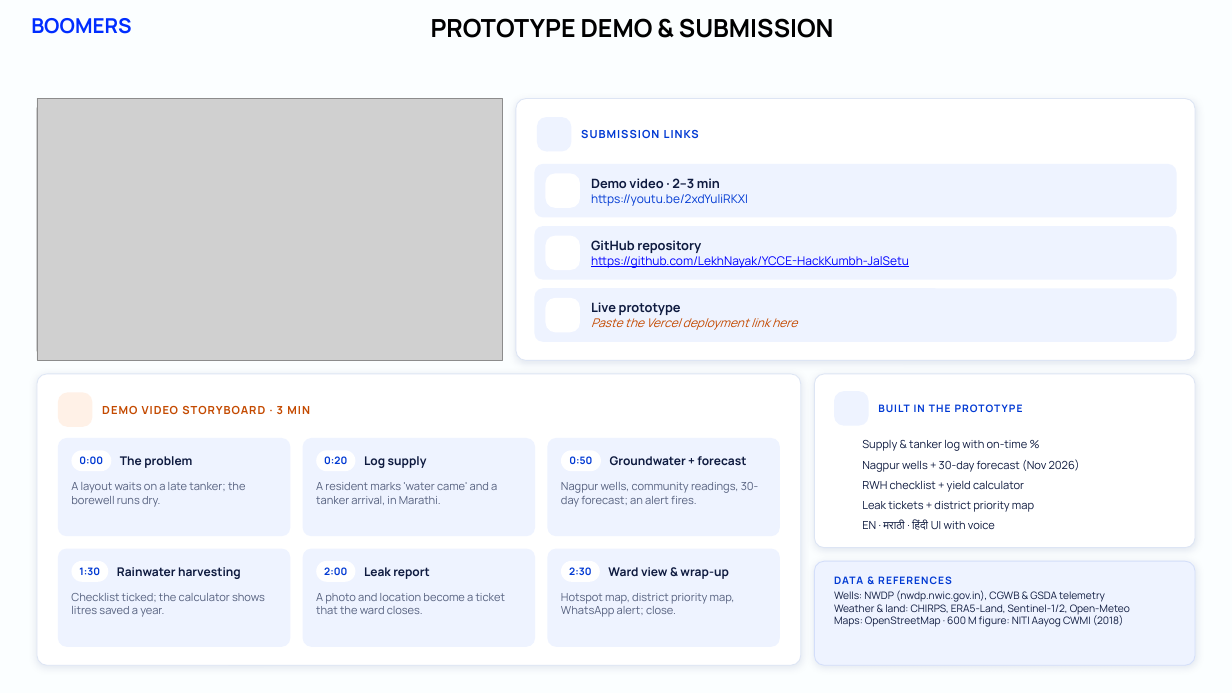
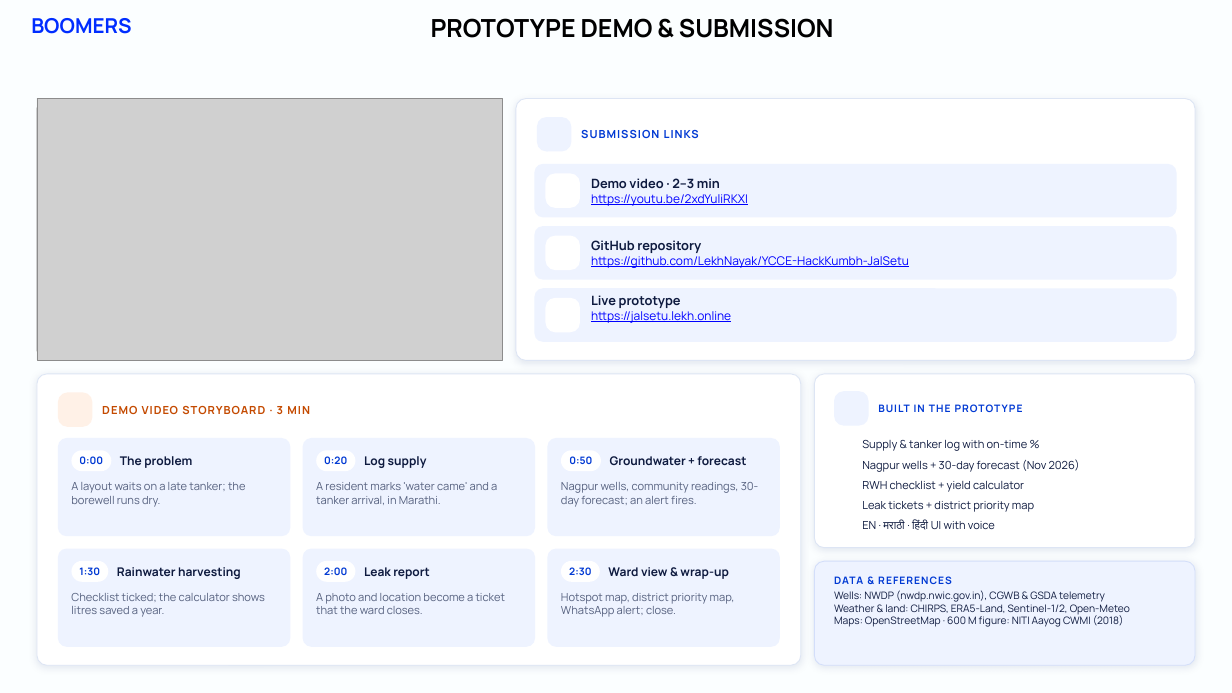
Before and after one commit to LekhNayak/YCCE-HackKumbh-JalSetu, a slide deck: slide 7 of JalSetu_BOOMERS_HackKumbh.pptx. Drawn at 1232x693 pixels with LibreOffice and Linux fonts; fonts in the diff are those of the drawing; grey boxes stand for pictures; background and template pictures are left out. Boxes give left, top, right and bottom in pixels: in the first picture for what was removed or moved away, otherwise in the second. Text is boxed around its words. In the diff, an @@ line names an element or a change of style, - is before the commit and + after.

```diff
--- a/JalSetu_BOOMERS_HackKumbh.pptx
+++ b/JalSetu_BOOMERS_HackKumbh.pptx
@@ text at [591,194,748,206]: text colour #0039D3 to #0000FF, underline on in "https://youtu.be/2xdYuliRKXI" @@
@@ text at [591,311,731,323]: text changed; text colour #C44A00 to #0000FF; italic off @@
-Paste the Vercel deployment link here
+https://jalsetu.lekh.online
```
Also in this commit, not shown: 52 other files.
